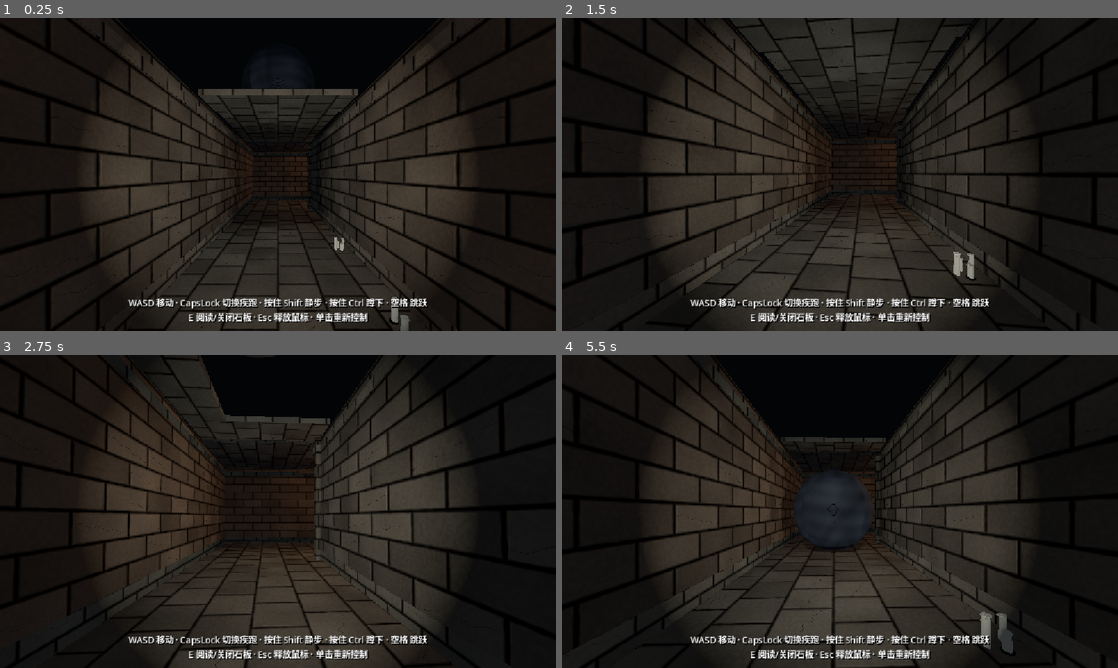
Above: before the commit, frames 1-4 (two rows, left to right).
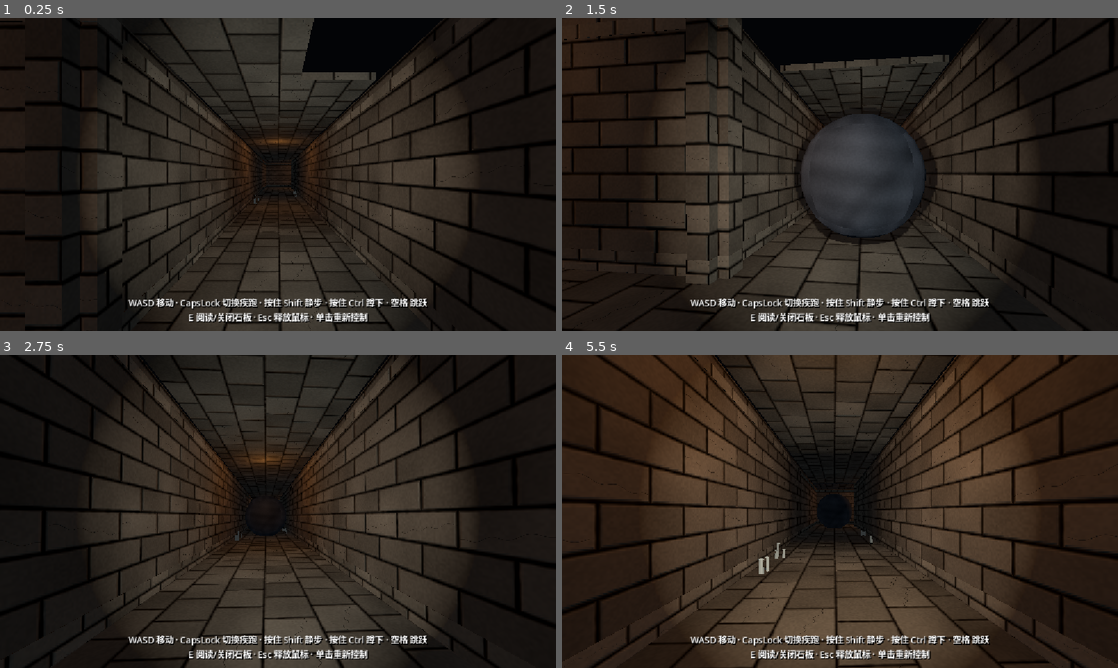
Above: after the commit, the same moments.

Repository: Baron0224/Three-Feet-Under
Game: Godot game, scene res://tomb_corridor.tscn
Same seed, same stepped clock (60 frames per second), same inputs: the game is played once before the commit and once after it.
Inputs (mouse positions are in pixels of both pictures, inside the frame that each line leads up to):
- Up to frame 1 (0.25 s): no input
- Up to frame 2 (1.5 s): tap Enter at 0.5 s; move the mouse to (867, 174) at 0.52 s; press the mouse at (867, 174) at 0.53 s; hold W (move_forward) from 0.53 s (still down); tap Space (jump) at 0.77 s; move the mouse to (812, 174) at 1.27 s; release the mouse at (812, 174) at 1.28 s; tap Ctrl (crouch) at 1.35 s
- Up to frame 3 (2.75 s): keep holding W (move_forward); tap Space (jump) at 1.52 s; move the mouse to (289, 505) at 2.02 s; hold E (interact) from 2.03 s (still down)
- Up to frame 4 (5.5 s): keep holding W (move_forward); move the mouse to (834, 517) at 2.77 s; release E (interact) at 2.78 s; tap Shift (sneak) at 2.85 s; click (834, 517) at 2.92 s; tap Space (jump) at 3.02, 3.77, 4.52 s; move the mouse to (878, 514) at 3.52 s; press the mouse at (878, 514) at 3.53 s; move the mouse to (795, 508) at 4.27 s; release the mouse at (795, 508) at 4.28 s; tap Ctrl (crouch) at 4.35 s; move the mouse to (845, 511) at 5.02 s; hold E (interact) from 5.03 s (still down); click (845, 511) at 5.17 s

The runs differ from the first frame. In frame 1, 16% of the frame differs, in the area x 0-100%, y 0-100%; in frame 2, 25%; in frame 3, 19%; in frame 4, 57%.

Commit message:
move boulder trap to east end of Floor003 (opposite of screenshot)

Diff:
--- a/three-feet-under/rolling_boulder_trap.gd
+++ b/three-feet-under/rolling_boulder_trap.gd
@@ -12,8 +12,8 @@
 @export var hatch_width := 4.3
 @export var panel_thickness := 0.18
 @export var drop_local_x := 0.0
-@export var rest_local_x := -3.0
-@export var trigger_local_x := 2.5
+@export var rest_local_x := -29.0
+@export var trigger_local_x := 0.0
 @export var trigger_size := Vector3(4.0, 2.4, 4.0)
 @export var slide_distance := 4.6
 @export var slide_seconds := 0.55
--- a/three-feet-under/rolling_boulder_trap.tscn
+++ b/three-feet-under/rolling_boulder_trap.tscn
@@ -9,5 +9,5 @@
 ceiling_height = 4.8
 hatch_length = 5.5
 drop_local_x = 0.0
-rest_local_x = -3.0
-trigger_local_x = 2.5
+rest_local_x = -29.0
+trigger_local_x = 0.0
--- a/three-feet-under/tomb_corridor.tscn
+++ b/three-feet-under/tomb_corridor.tscn
@@ -2477,7 +2477,7 @@
 transform = Transform3D(1, 0, 0, 0, 1, 0, 0, 0, 1, 0, 2.41, 17.55)
 
 [node name="player" type="CharacterBody3D" parent="." unique_id=144523109]
-transform = Transform3D(0, 0, 1, 0, 1, 0, -1, 0, 0, -42, 1.2, -76.5)
+transform = Transform3D(0, 0, 1, 0, 1, 0, -1, 0, 0, -24.0, 1.2, -76.5)
 script = ExtResource("1_et3i4")
 
 [node name="CollisionShape3D" type="CollisionShape3D" parent="player" unique_id=2089584757]
@@ -6287,13 +6287,13 @@
 omni_range = 12.0
 
 [node name="RollingBoulderTrap" parent="." instance=ExtResource("RollingBoulder")]
-transform = Transform3D(1, 0, 0, 0, 1, 0, 0, 0, 1, -52, 0, -76.5)
+transform = Transform3D(1, 0, 0, 0, 1, 0, 0, 0, 1, -26.0, 0.0, -76.5)
 
 [node name="BoulderTrapRespawn" type="Marker3D" parent="."]
-transform = Transform3D(1, 0, 0, 0, 1, 0, 0, 0, 1, -40, 1.2, -76.5)
+transform = Transform3D(1, 0, 0, 0, 1, 0, 0, 0, 1, -22.0, 1.2, -76.5)
 
 [node name="BoulderTrapTestSpawn" type="Marker3D" parent="."]
-transform = Transform3D(0, 0, 1, 0, 1, 0, -1, 0, 0, -42, 1.2, -76.5)
+transform = Transform3D(0, 0, 1, 0, 1, 0, -1, 0, 0, -24.0, 1.2, -76.5)
 
 [node name="ArtDetails" parent="." unique_id=959751455 instance=ExtResource("Art_details")]
 transform = Transform3D(1.5, 0, 0, 0, 1.5, 0, 0, 0, 1.5, 0, 0, 0)
